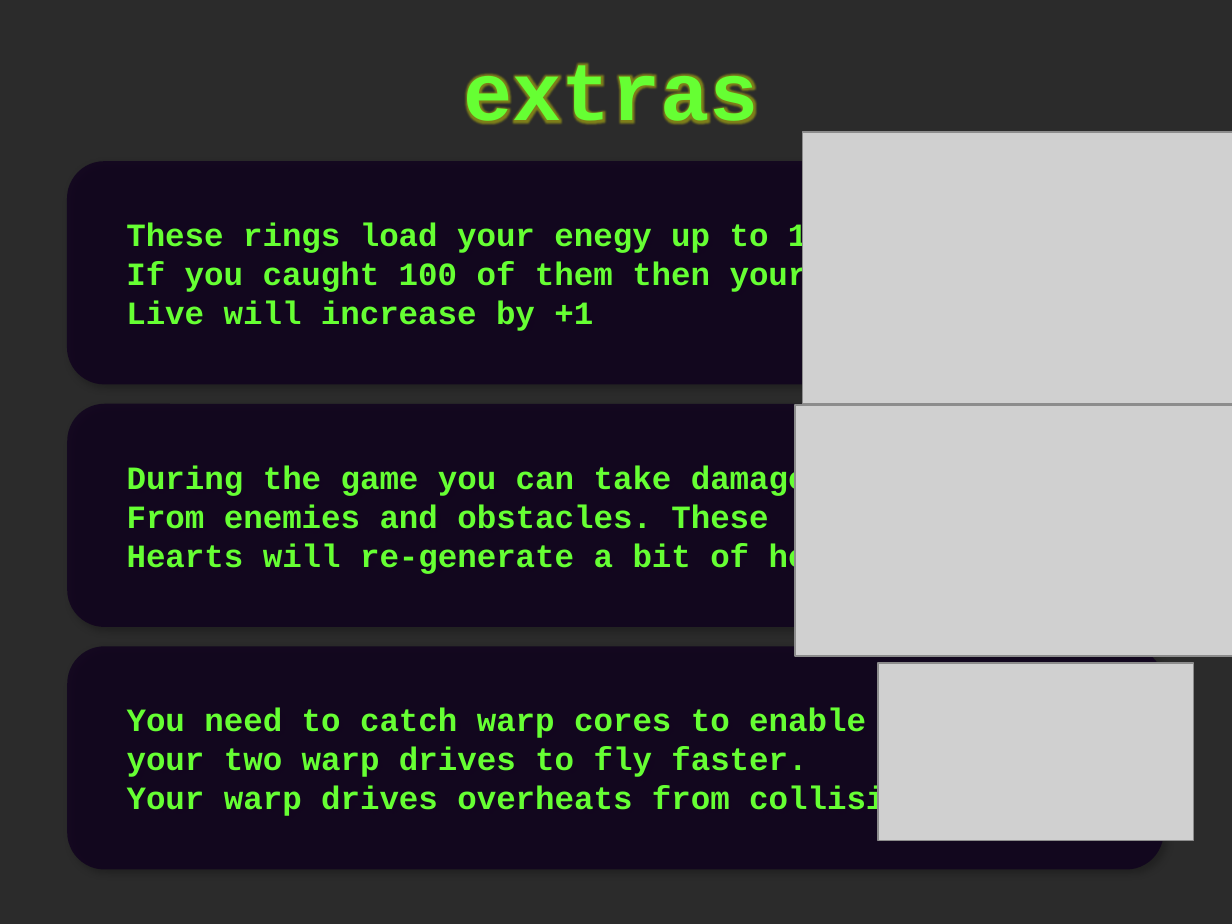
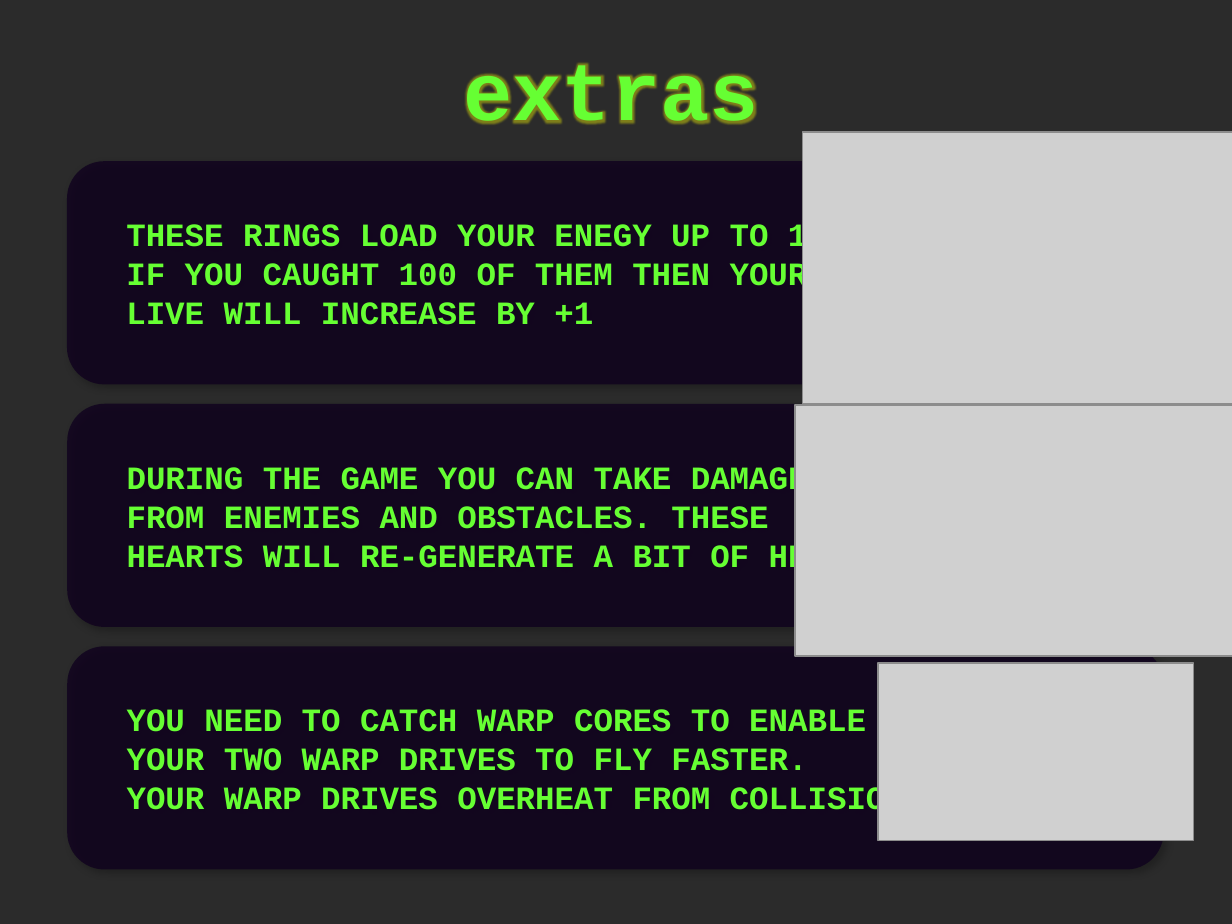
Before and after one commit to srad/SpaceBIT, a slide deck: slide 8 of handbook/SpaceBIT - Handbook.pptx (slide 7 before the commit). Drawn at 1232x924 pixels with LibreOffice and Linux fonts; fonts in the diff are those of the drawing; grey boxes stand for pictures; background and template pictures are left out; a plain dark background stands for a picture behind light text. Boxes give left, top, right and bottom in pixels: in the first picture for what was removed or moved away, otherwise in the second. Text is boxed around its words. In the diff, an @@ line names an element or a change of style, - is before the commit and + after.

Commit message:
* Proper set up of almost all screens, model screen is missing * Load screen now shown first before game actually starts loading

```diff
--- a/handbook/SpaceBIT - Handbook.pptx
+++ b/handbook/SpaceBIT - Handbook.pptx
@@ text in rounded rectangle at [126,223,846,325]: text changed @@
-These rings load your enegy up to 100
-If you caught 100 of them then your
-Live will increase by +1
+THESE RINGS LOAD YOUR ENEGY UP TO 100
+IF YOU CAUGHT 100 OF THEM THEN YOUR
+LIVE WILL INCREASE BY +1
@@ text in rounded rectangle at [127,465,905,576]: text changed @@
-During the game you can take damage
-From enemies and obstacles. These
-Hearts will re-generate a bit of health.
+DURING THE GAME YOU CAN TAKE DAMAGE
+FROM ENEMIES AND OBSTACLES. THESE
+HEARTS WILL RE-GENERATE A BIT OF HEALTH.
@@ text in rounded rectangle at [127,709,944,819]: text changed @@
-You need to catch warp cores to enable
-your two warp drives to fly faster.
-Your warp drives overheats from collisions.
+YOU NEED TO CATCH WARP CORES TO ENABLE
+YOUR TWO WARP DRIVES TO FLY FASTER.
+YOUR WARP DRIVES OVERHEAT FROM COLLISIONS.
```
Also in this commit, not shown: 7 other slides changed, 3 slides added, 35 other files.
